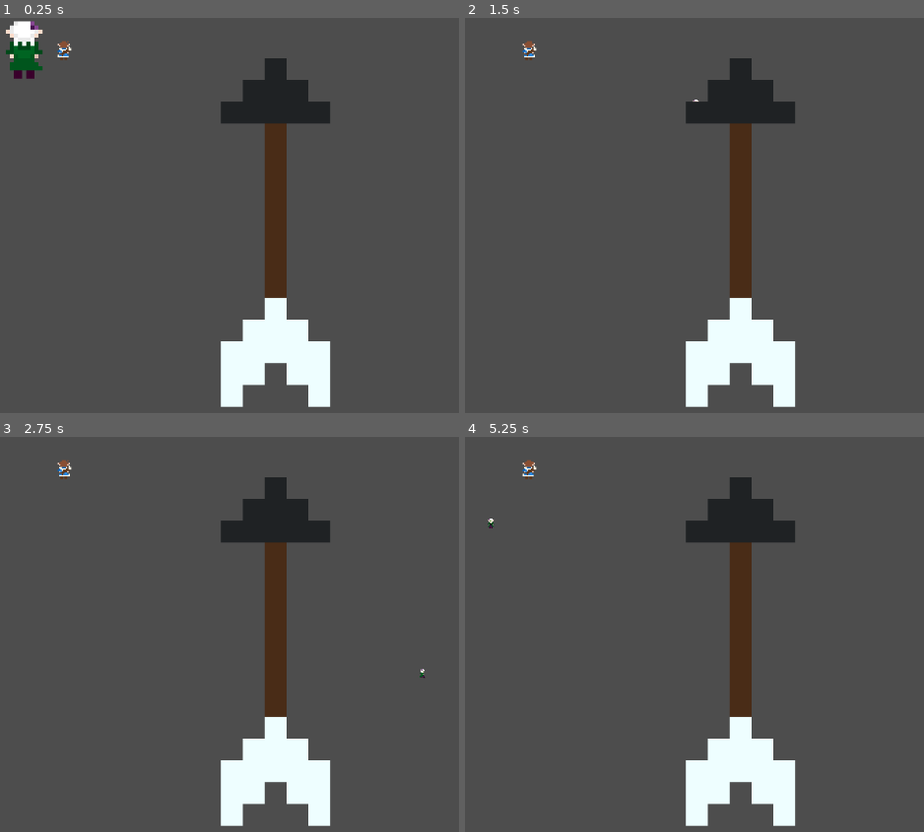
Above: before the commit, frames 1-4 (two rows, left to right).
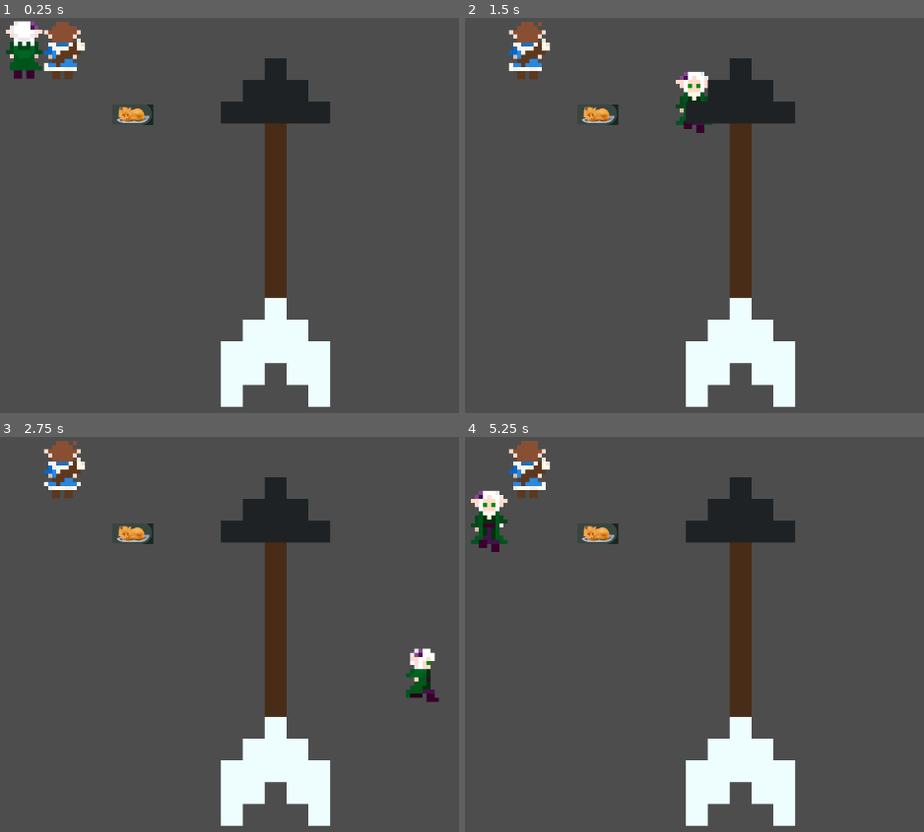
Above: after the commit, the same moments.

Repository: WolfCipher/Together
Game: Godot game, scene res://Scenes/test.tscn
The game is run twice, just before and just after one commit, with the same random seed, the same clock (stepped at 60 frames per second) and the same inputs.
Inputs:
- Up to frame 1 (0.25 s): no input
- Up to frame 2 (1.5 s): tap Enter at 0.5 s; hold D (e_right) 0.53-1.28 s; hold S (e_down) from 1.28 s (still down)
- Up to frame 3 (2.75 s): release S (e_down) at 2.03 s; hold D (e_right) from 2.03 s (still down)
- Up to frame 4 (5.25 s): release D (e_right) at 2.78 s; hold W (e_up) 2.78-3.53 s; hold A (e_left) 3.53-5.03 s; hold S (e_down) from 5.03 s (still down)

The runs differ from the first frame. In frame 1, 1.1% of the frame differs, in the area x 9-34%, y 0-28%; in frame 2, 1.7%; in frame 3, 1.8%; in frame 4, 2.0%, in the area x 1-34%, y 0-30%.

Commit message:
Size Correct, Y Sort Enabled
Ryl and Elvyria are now the correct size. The Z Index is Y Sort Enabled on the root node (extra steps would be collision to prevent Ryl and Elvyria from passing through each other)

Diff:
--- /dev/null
+++ b/Entities/Enemy/enemy.gd
@@ -0,0 +1,45 @@
+extends AnimatedSprite2D
+
+@onready var root: Node2D = $".."
+@export var speed = 400
+@export var faceDir = 0 # 0=up, 1=down, 2=right, 3=left
+
+func _ready() -> void:
+	self.play()
+
+# Called every frame. 'delta' is the elapsed time since the previous frame.
+func _process(delta: float) -> void:
+	# Get movement direction from WASD
+	var dir := Vector2(0,0)
+
+	# Move the sprite
+	position += dir * speed * delta
+
+	# Handle animations
+	if dir == Vector2.ZERO:
+
+		match faceDir:
+			0: animation = "idle_up"
+			1: animation = "idle_down"
+			2: animation = "idle_right"
+			3: animation = "idle_left"
+		play()
+		return
+
+	# Determine animation based on direction
+	if abs(dir.y) > abs(dir.x):
+		if dir.y > 0:
+			animation = "walk_down"
+			faceDir = 1
+		else:
+			animation = "walk_up"
+			faceDir = 0
+	else:
+		if dir.x > 0:
+			animation = "walk_right"
+			faceDir = 2
+		else:
+			animation = "walk_left"
+			faceDir = 3
+
+	play()
--- a/Scenes/test.tscn
+++ b/Scenes/test.tscn
@@ -146,6 +146,8 @@
 [ext_resource type="Texture2D" uid="uid://bp6640qt24hod" path="res://Entities/Player/Ryl/Ryl_Back_Walk/Ryl_Back_Walk08.png" id="144_pu5le"]
 [ext_resource type="Texture2D" uid="uid://bj6bk5hwh707i" path="res://Entities/Player/Ryl/Ryl_Back_Walk/Ryl_Back_Walk09.png" id="145_6wast"]
 [ext_resource type="Texture2D" uid="uid://bjphdljjo63t1" path="res://Entities/Arrow.png" id="147_1fd1n"]
+[ext_resource type="Texture2D" uid="uid://dkrqx1e15841b" path="res://Entities/enemy.png" id="147_ff0aa"]
+[ext_resource type="Script" uid="uid://bbl16o0pnn8cp" path="res://Entities/Enemy/enemy.gd" id="148_ff0aa"]
 
 [sub_resource type="SpriteFrames" id="SpriteFrames_8od7v"]
 animations = [{
@@ -176,7 +178,7 @@
 }],
 "loop": true,
 "name": &"idle_down",
-"speed": 5.0
+"speed": 12.0
 }, {
 "frames": [{
 "duration": 1.0,
@@ -205,7 +207,7 @@
 }],
 "loop": true,
 "name": &"idle_left",
-"speed": 5.0
+"speed": 12.0
 }, {
 "frames": [{
 "duration": 1.0,
@@ -234,7 +236,7 @@
 }],
 "loop": true,
 "name": &"idle_right",
-"speed": 5.0
+"speed": 12.0
 }, {
 "frames": [{
 "duration": 1.0,
@@ -263,7 +265,7 @@
 }],
 "loop": true,
 "name": &"idle_up",
-"speed": 5.0
+"speed": 12.0
 }, {
 "frames": [{
 "duration": 1.0,
@@ -298,7 +300,7 @@
 }],
 "loop": true,
 "name": &"walk_down",
-"speed": 5.0
+"speed": 12.0
 }, {
 "frames": [{
 "duration": 1.0,
@@ -333,7 +335,7 @@
 }],
 "loop": true,
 "name": &"walk_left",
-"speed": 5.0
+"speed": 12.0
 }, {
 "frames": [{
 "duration": 1.0,
@@ -368,7 +370,7 @@
 }],
 "loop": true,
 "name": &"walk_right",
-"speed": 5.0
+"speed": 12.0
 }, {
 "frames": [{
 "duration": 1.0,
@@ -403,7 +405,7 @@
 }],
 "loop": true,
 "name": &"walk_up",
-"speed": 5.0
+"speed": 12.0
 }]
 
 [sub_resource type="SpriteFrames" id="SpriteFrames_1n1e0"]
@@ -435,7 +437,7 @@
 }],
 "loop": true,
 "name": &"idle_down",
-"speed": 5.0
+"speed": 12.0
 }, {
 "frames": [{
 "duration": 1.0,
@@ -464,7 +466,7 @@
 }],
 "loop": true,
 "name": &"idle_left",
-"speed": 5.0
+"speed": 12.0
 }, {
 "frames": [{
 "duration": 1.0,
@@ -493,7 +495,7 @@
 }],
 "loop": true,
 "name": &"idle_right",
-"speed": 5.0
+"speed": 12.0
 }, {
 "frames": [{
 "duration": 1.0,
@@ -522,7 +524,7 @@
 }],
 "loop": true,
 "name": &"idle_up",
-"speed": 5.0
+"speed": 12.0
 }, {
 "frames": [{
 "duration": 1.0,
@@ -557,7 +559,7 @@
 }],
 "loop": true,
 "name": &"walk_down",
-"speed": 5.0
+"speed": 12.0
 }, {
 "frames": [{
 "duration": 1.0,
@@ -592,7 +594,7 @@
 }],
 "loop": true,
 "name": &"walk_left",
-"speed": 5.0
+"speed": 12.0
 }, {
 "frames": [{
 "duration": 1.0,
@@ -627,7 +629,7 @@
 }],
 "loop": true,
 "name": &"walk_right",
-"speed": 5.0
+"speed": 12.0
 }, {
 "frames": [{
 "duration": 1.0,
@@ -662,7 +664,7 @@
 }],
 "loop": true,
 "name": &"walk_up",
-"speed": 5.0
+"speed": 12.0
 }]
 
 [sub_resource type="SpriteFrames" id="SpriteFrames_1fd1n"]
@@ -676,18 +678,30 @@
 "speed": 5.0
 }]
 
+[sub_resource type="SpriteFrames" id="SpriteFrames_swhmq"]
+animations = [{
+"frames": [{
+"duration": 1.0,
+"texture": ExtResource("147_ff0aa")
+}],
+"loop": true,
+"name": &"default",
+"speed": 5.0
+}]
+
 [node name="Test" type="Node2D" unique_id=837400696]
+y_sort_enabled = true
 
 [node name="Elvyria" type="AnimatedSprite2D" parent="." unique_id=2106475365]
 position = Vector2(73, 47)
 sprite_frames = SubResource("SpriteFrames_8od7v")
-animation = &"idle_up"
+animation = &"idle_down"
 script = ExtResource("1_lc1oi")
 
 [node name="Ryl" type="AnimatedSprite2D" parent="." unique_id=2032424794]
 position = Vector2(129, 48)
 sprite_frames = SubResource("SpriteFrames_1n1e0")
-animation = &"idle_up"
+animation = &"idle_down"
 script = ExtResource("1_lc1oi")
 up = "r_up"
 down = "r_down"
@@ -697,3 +711,8 @@
 [node name="arrow" type="AnimatedSprite2D" parent="." unique_id=1117105415]
 position = Vector2(454, 315)
 sprite_frames = SubResource("SpriteFrames_1fd1n")
+
+[node name="Enemy" type="AnimatedSprite2D" parent="." unique_id=1647918488]
+position = Vector2(229, 142)
+sprite_frames = SubResource("SpriteFrames_swhmq")
+script = ExtResource("148_ff0aa")
Not shown, added: Entities/Enemy/enemy.gd.uid
Binary file changed: Entities/Player/Elvyria/Elvyria_Back_Walk/Elvyria_Back_Walk00.png
Binary file changed: Entities/Player/Elvyria/Elvyria_Back_Walk/Elvyria_Back_Walk01.png
Binary file changed: Entities/Player/Elvyria/Elvyria_Back_Walk/Elvyria_Back_Walk02.png
Binary file changed: Entities/Player/Elvyria/Elvyria_Back_Walk/Elvyria_Back_Walk03.png
Binary file changed: Entities/Player/Elvyria/Elvyria_Back_Walk/Elvyria_Back_Walk04.png
Binary file changed: Entities/Player/Elvyria/Elvyria_Back_Walk/Elvyria_Back_Walk05.png
Binary file changed: Entities/Player/Elvyria/Elvyria_Back_Walk/Elvyria_Back_Walk06.png
Binary file changed: Entities/Player/Elvyria/Elvyria_Back_Walk/Elvyria_Back_Walk07.png
Binary file changed: Entities/Player/Elvyria/Elvyria_Back_Walk/Elvyria_Back_Walk08.png
Binary file changed: Entities/Player/Elvyria/Elvyria_Back_Walk/Elvyria_Back_Walk09.png
Binary file changed: Entities/Player/Elvyria/Elvyria_Front_Idle/Elvyria_Front_Idle0.png
(and 127 more such lines)
